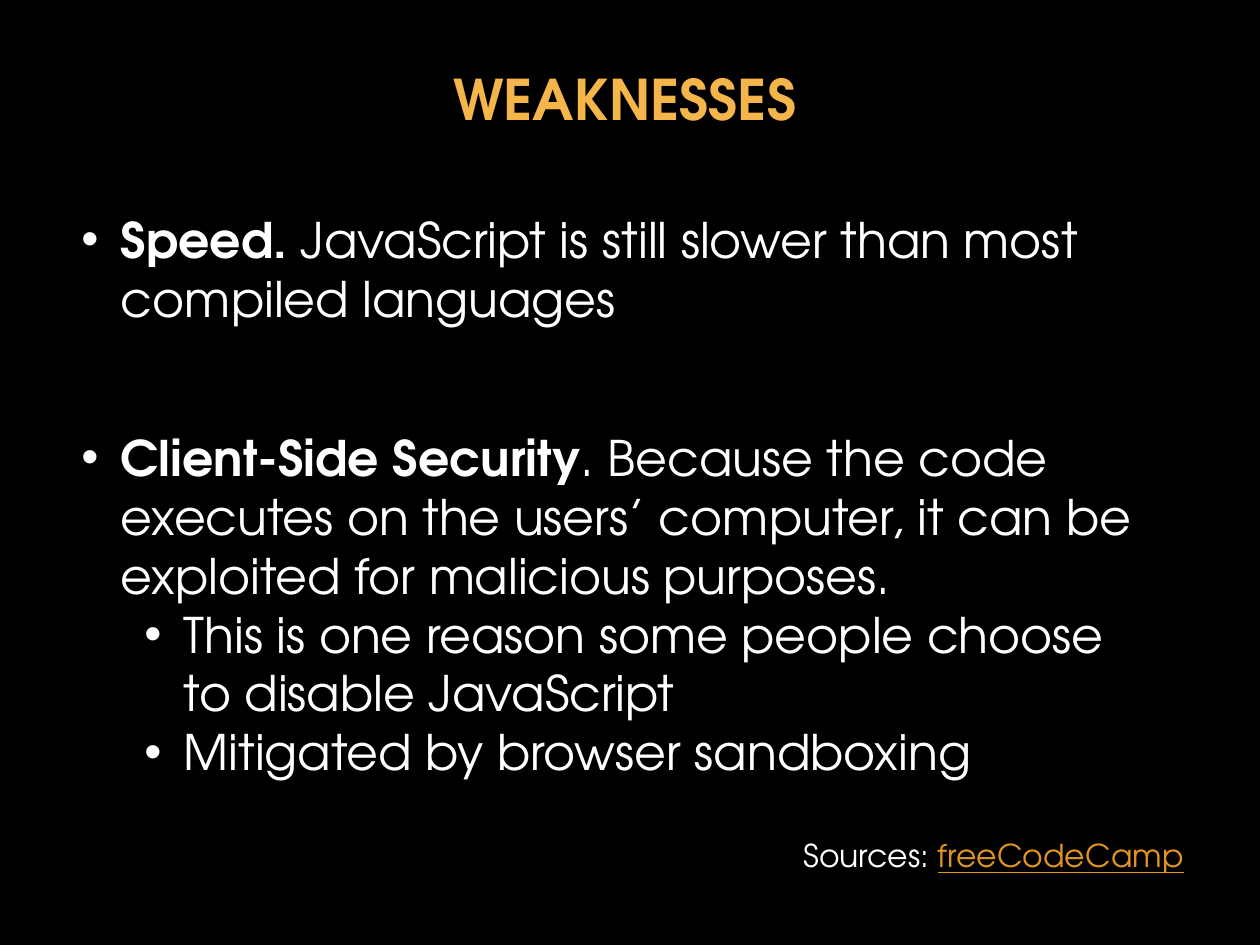
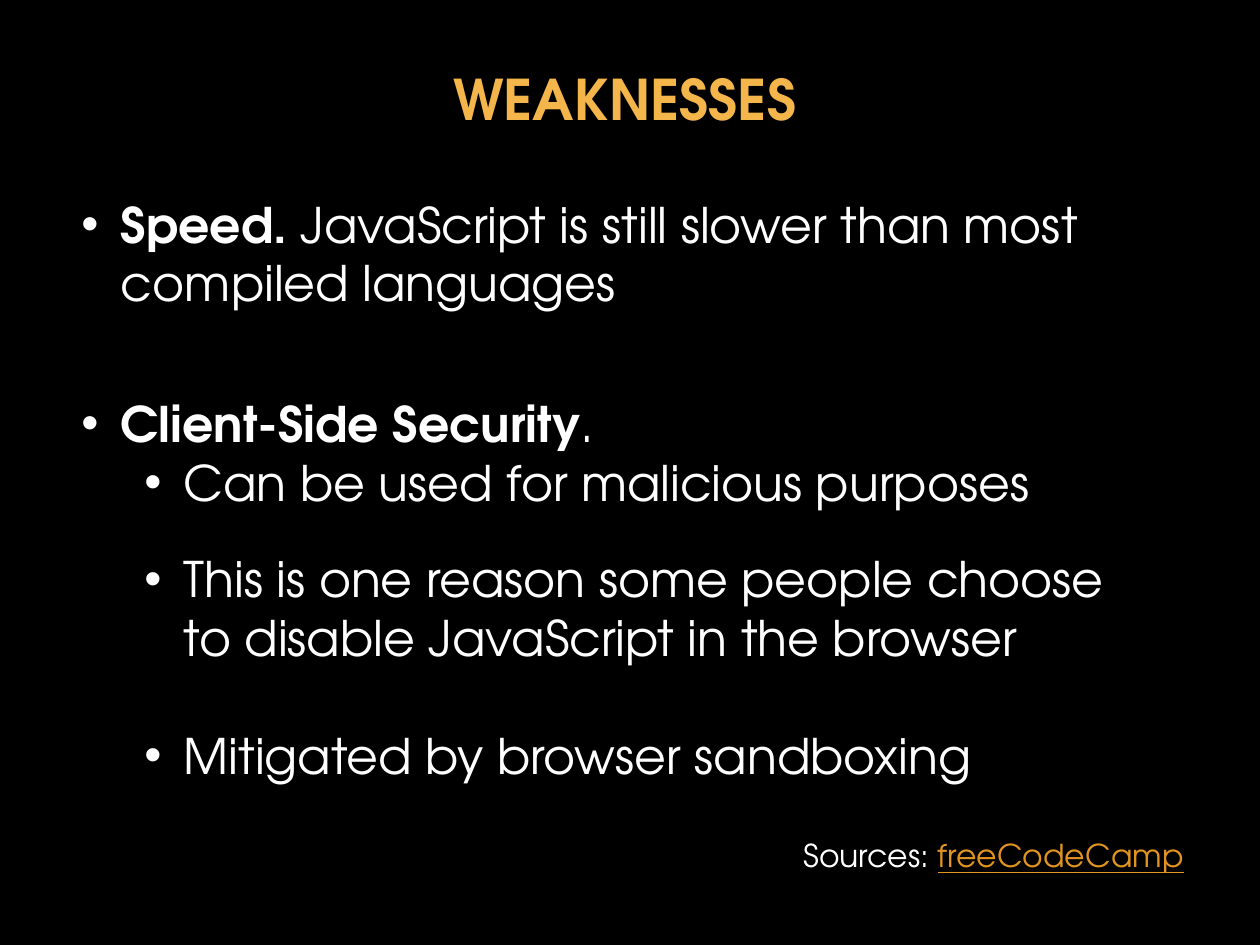
Before and after one commit to donfreiday/cpsc330-js, a slide deck: slide 5 of Javascript.pptx. Drawn at 1260x945 pixels with LibreOffice and Linux fonts; fonts in the diff are those of the drawing; background and template pictures are left out. Boxes give left, top, right and bottom in pixels: in the first picture for what was removed or moved away, otherwise in the second. Text is boxed around its words. In the diff, an @@ line names an element or a change of style, - is before the commit and + after.

```diff
--- a/Javascript.pptx
+++ b/Javascript.pptx
@@ text "Speed. JavaScript is still slower ...": place and size @@
-text "Speed. JavaScript is still slower ..." at box(121, 221, 1078, 328)
+text "Speed. JavaScript is still slower ..." at box(121, 206, 1078, 312)
@@ text "Client-Side Security.": place and size @@
-text "Client-Side Security." at box(121, 438, 1131, 781)
+text "Client-Side Security." at box(121, 404, 1103, 785)
@@ text at box(121, 404, 1103, 666): text changed @@
-• Client-Side Security. Because the code executes on the users’ computer, it can be exploited for malicious purposes.
-  • This is one reason some people choose to disable JavaScript
+• Client-Side Security.
+  • Can be used for malicious purposes
+  • This is one reason some people choose to disable JavaScript in the browser
```
Also in this commit, not shown: 25 other slides changed, 26 slides added, 7 slides removed, 2 other files.
